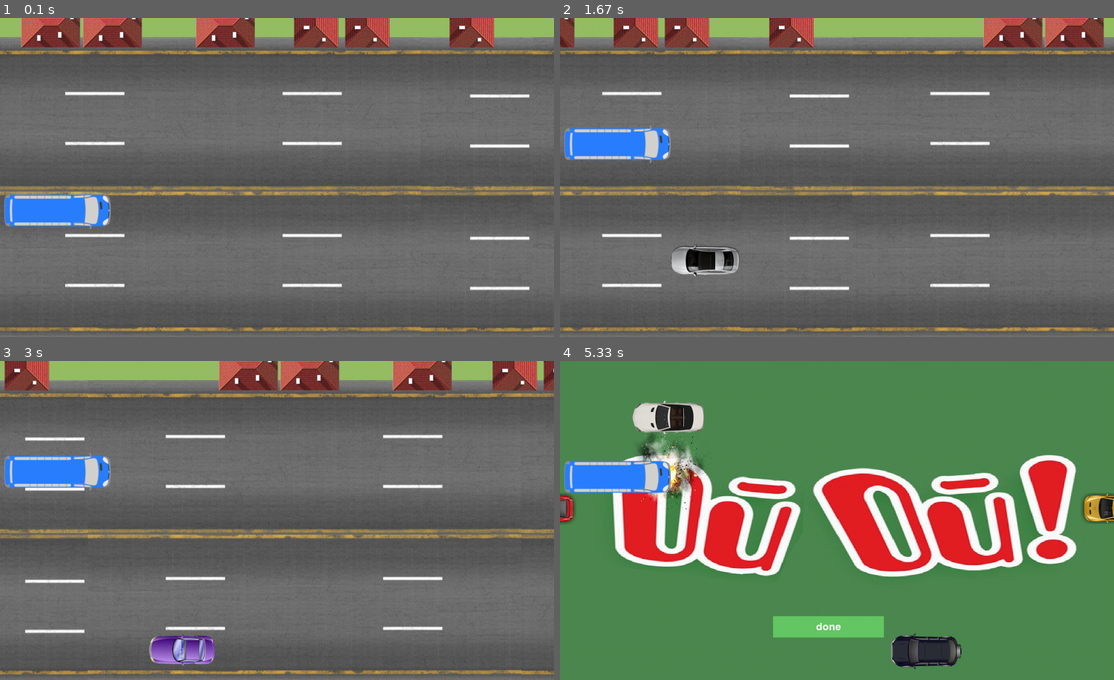
Above: before the commit, frames 1-4 (two rows, left to right).
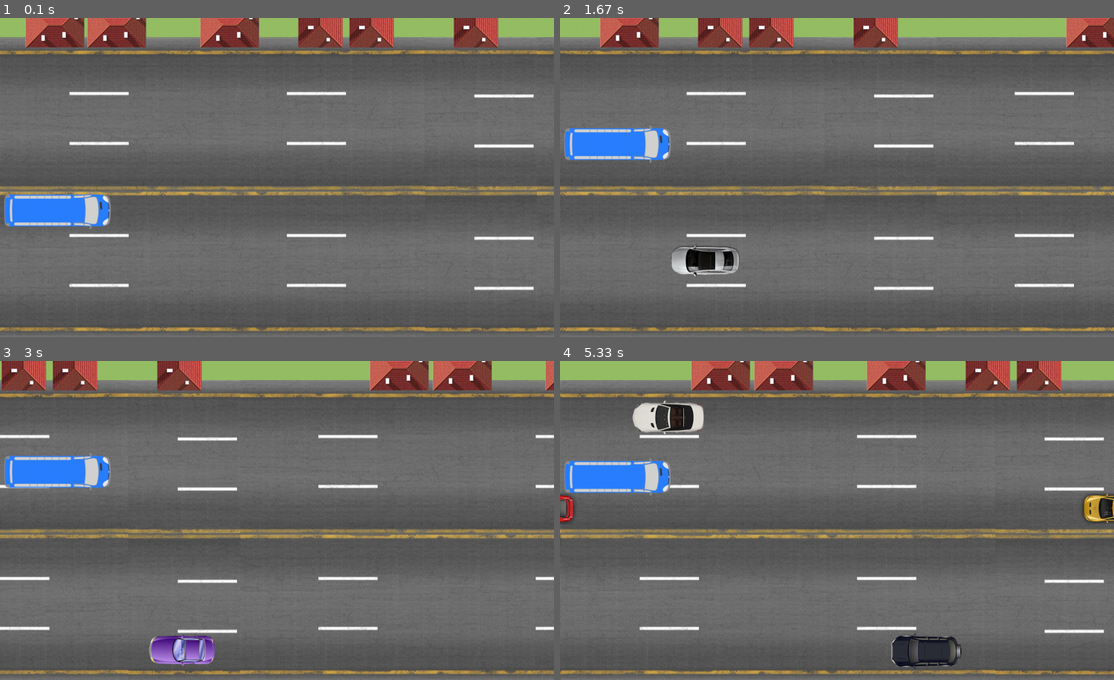
Above: after the commit, the same moments.

Repository: Alicccce/project_pygame
Game: pygame game, started from Alice.py
Same seed, same stepped clock (60 frames per second), same inputs: the game is played once before the commit and once after it.
Inputs:
- Up to frame 1 (0.1 s): no input
- Up to frame 2 (1.67 s): hold W 0.33-0.8 s; hold S 0.83-1.13 s; hold W 1.17-1.53 s; hold S from 1.57 s (still down)
- Up to frame 3 (3 s): release S at 1.93 s; hold W 1.97-2.27 s; hold S 2.3-2.6 s; hold W from 2.63 s (still down)
- Up to frame 4 (5.33 s): release W at 3 s; hold S 3.03-3.4 s; hold W 3.43-3.73 s; hold S 3.77-4.07 s; hold W 4.1-4.47 s; hold W 4.5-4.87 s; hold S 4.9-5.2 s; hold S from 5.23 s (still down)

The runs differ from the first frame. In frame 1, 3.3% of the frame differs, in the area x 0-100%, y 0-99%; in frame 2, 10%; in frame 3, 11%; in frame 4, 95%, in the area x 0-100%, y 0-100%.

Commit message:
основная игра 2,4

Diff:
--- a/Alice.py
+++ b/Alice.py
@@ -28,7 +28,7 @@
     return image
 
 
-def ox_operations(s): # функция генерации абциссы на старте у машинки
+def ox_operations(s):  # функция генерации абциссы на старте у машинки
     if s != []:
         x = choice(s)
         s.remove(x)
@@ -75,12 +75,6 @@
         self.mask_bus = pygame.mask.from_surface(self.image)
 
     def update(self, keys):
-        if pygame.sprite.spritecollideany(self, g_sprts):
-            buyt = Button(500, 600, 260, 50, GREEN, LIGHT_GREEN, 'done')
-            smena()
-            buyt.draw(500, 600)
-            bu = pygame.transform.scale(load_image('boo.png'), (200, 200))
-            screen.blit(bu, (self.rect.x + 150, self.rect.y - 50))
         if keys[pygame.K_w] and self.rect.y + 14 >= 80:
             self.rect.y -= 6
         if keys[pygame.K_s] and self.rect.y + 111 <= 730:
@@ -88,13 +82,13 @@
 
 
 class Cars(pygame.sprite.Sprite):
-    def __init__(self, all_sprites, name, ox_per): # ('png', (x, y))
+    def __init__(self, all_sprites, name, ox_per):  # ('png', (x, y))
         super().__init__(all_sprites)
         self.ox_per = ox_per
-        self.image = load_image(name[0]) # считываем назвнаие
+        self.image = load_image(name[0])  # считываем назвнаие
         self.rect = self.image.get_rect()
-        self.rect.x = name[1][0] # считаваем абциссу
-        self.rect.y = name[1][1] # считаваем ординату
+        self.rect.x = name[1][0]  # считаваем абциссу
+        self.rect.y = name[1][1]  # считаваем ординату
         self.mask_car = pygame.mask.from_surface(self.image)
         self.add(g_sprts)
         for_x.append(self.rect.x)
@@ -103,11 +97,19 @@
     def update(self, speed):
         cor_y = [90, 200, 310, 420, 530, 640]
         self.rect.x -= 12
-        p = choice(self.ox_per) # выбор абциссы старта машинки при достижении левой границы
+        p = choice(self.ox_per)  # выбор абциссы старта машинки при достижении левой границы
+        if pygame.sprite.collide_mask(self, bus):
+            buyt = Button(500, 600, 260, 50, GREEN, LIGHT_GREEN, 'done')
+            smena()
+            buyt.draw(500, 600)
+            bu = pygame.transform.scale(load_image('boo.png'), (200, 200))
+            screen.blit(bu, (self.rect.x-70, self.rect.y-50))
+
         if self.rect.x + self.rect.width < 0 and p not in for_x:
             self.rect.x = (p)
             self.rect.y = choice(cor_y)
             for_x.append(self.rect.x), self.ox_per.remove(self.rect.x)
+
 
 if __name__ == '__main__':
     pygame.init()
@@ -117,7 +119,7 @@
     start_ticks = pygame.time.get_ticks()
 
     all_sprites = pygame.sprite.Group()
-    Bus(all_sprites)
+    bus = Bus(all_sprites)
 
     cor_y = [90, 200, 310, 420, 530, 640]
     x1, x2 = ox_operations(ox)[0], ox_operations(ox)[0]
@@ -129,7 +131,7 @@
                  ('black_car.png', (x4, choice(cor_y))),
                  ('purp_car.png', (x5, choice(cor_y))),
                  ('white_car.png', (x6, choice(cor_y)))]:
-            Cars(all_sprites, name, ox) # передаём в name имя файла и координаты запуска
+        Cars(all_sprites, name, ox)  # передаём в name имя файла и координаты запуска
 
     imgg = load_image('roof_g.png')
     imgv = load_image('roof_v.png')
@@ -139,7 +141,7 @@
 
     xx, yy = 0, 45
     X1, Y1 = 1280, 45
-    roof_g_speed = 6
+    roof_g_speed = 4
     roof_g_positions = [(490, -35), (80, -35), (225, -35)]
     roof_v_positions = [(1085, -68), (720, -68), (840, -68)]
 
@@ -177,7 +179,6 @@
         # Делаем то же для "roof_v"
         roof_v_positions = [((WIDTH, y) if x < - imgv.get_width() - 100 else (x, y)) for x, y in roof_v_positions]
 
-
         keys = pygame.key.get_pressed()
         all_sprites.update(keys)
         all_sprites.draw(screen)
